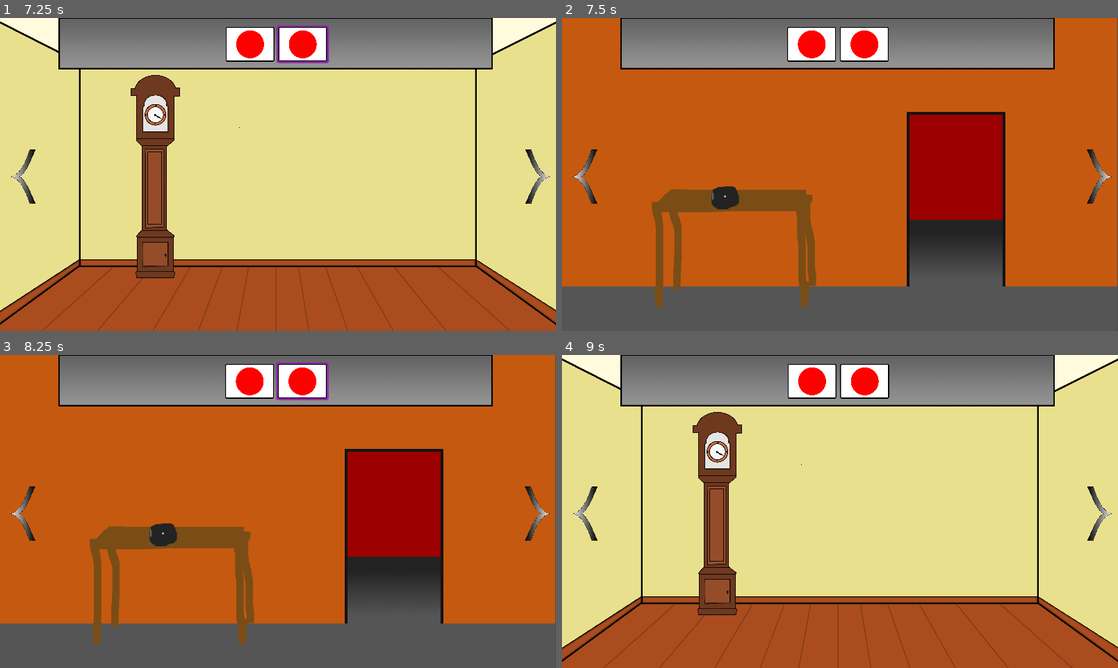
Above: before the commit, frames 1-4 (two rows, left to right).
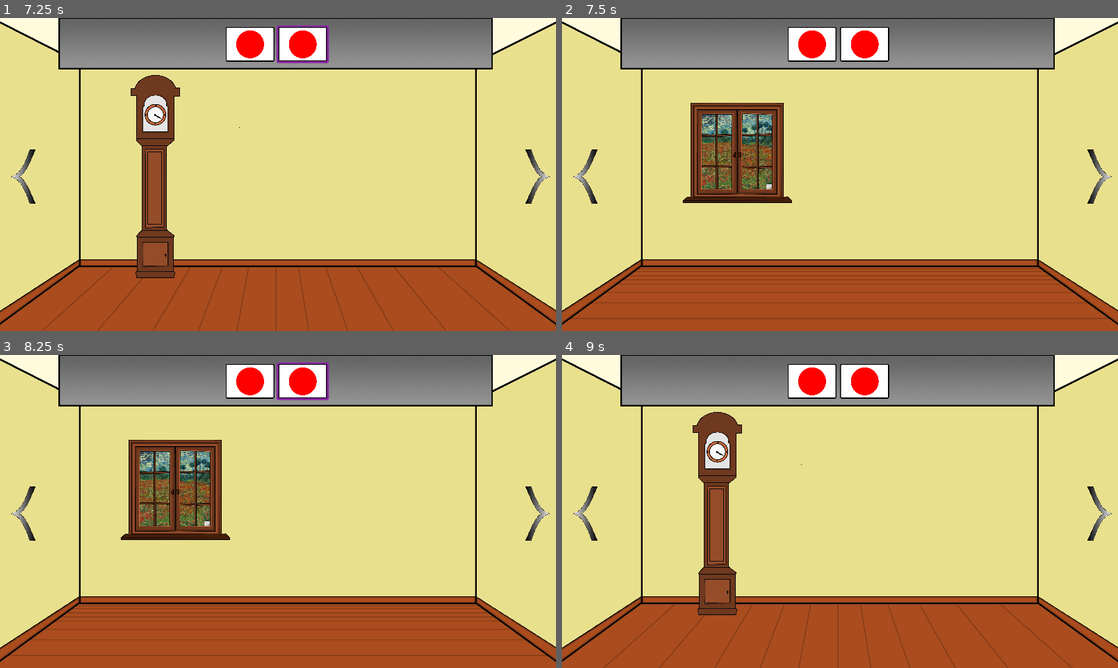
Above: after the commit, the same moments.

Repository: Paulpanther/GameJam11
Game: Godot game, scene res://Scenes/RoomSideTemplate.tscn
The game is run twice, just before and just after one commit, with the same random seed, the same clock (stepped at 60 frames per second) and the same inputs. This scene is started directly instead of the project's main scene.
Inputs (mouse positions are in pixels of both pictures, inside the frame that each line leads up to):
- Up to frame 1 (7.25 s): tap Enter at 0.5, 4.25, 5.75 s; move the mouse to (161, 196) at 0.52 s; click (161, 196) at 0.67 s; move the mouse to (250, 46) at 1.27 s; click (250, 46) at 1.42 s; move the mouse to (300, 46) at 2.02 s; click (300, 46) at 2.17 s; move the mouse to (27, 46) at 2.77 s; click (27, 46) at 2.92 s; tap Space at 3.5, 5, 6.5 s; move the mouse to (250, 43) at 3.52 s; click (250, 43) at 3.67 s; move the mouse to (300, 43) at 4.27 s; click (300, 43) at 4.42 s; move the mouse to (16, 174) at 5.02 s; click (16, 174) at 5.17 s; move the mouse to (250, 43) at 5.77 s; click (250, 43) at 5.92 s; move the mouse to (300, 43) at 6.52 s; click (300, 43) at 6.67 s
- Up to frame 2 (7.5 s): move the mouse to (584, 174) at 7.27 s; click (584, 174) at 7.42 s
- Up to frame 3 (8.25 s): move the mouse to (300, 380) at 8.02 s; click (300, 380) at 8.17 s
- Up to frame 4 (9 s): move the mouse to (1095, 511) at 8.77 s; click (1095, 511) at 8.92 s

Frame 1 is identical in both runs. In frame 2, 87% of the frame differs, in the area x 0-100%, y 0-100%; in frame 3, 87%; in frame 4, nothing differs.

Commit message:
Add window

Diff:
--- a/Scenes/HUD.tscn
+++ b/Scenes/HUD.tscn
@@ -27,6 +27,7 @@
 [node name="ArrowRight" type="Area2D" parent="."]
 position = Vector2( 1782.03, 0 )
 script = ExtResource( 3 )
+left = false
 
 [node name="CollisionShape2D" type="CollisionShape2D" parent="ArrowRight"]
 position = Vector2( 67.959, 543.672 )
--- /dev/null
+++ b/Scenes/Room2/Room2.tscn
@@ -0,0 +1,19 @@
+[gd_scene load_steps=5 format=2]
+
+[ext_resource path="res://Sprites/wall2.png" type="Texture" id=1]
+[ext_resource path="res://Scripts/room2.gd" type="Script" id=2]
+[ext_resource path="res://Scenes/HUD.tscn" type="PackedScene" id=3]
+[ext_resource path="res://Scenes/Window.tscn" type="PackedScene" id=4]
+
+[node name="Room2" type="Node2D"]
+script = ExtResource( 2 )
+
+[node name="Background" type="Sprite" parent="."]
+position = Vector2( 959.591, 539.445 )
+texture = ExtResource( 1 )
+
+[node name="HUD" parent="." instance=ExtResource( 3 )]
+
+[node name="Window" parent="." instance=ExtResource( 4 )]
+position = Vector2( 598.51, 463.341 )
+scale = Vector2( 0.5, 0.5 )
--- a/Scenes/Window.tscn
+++ b/Scenes/Window.tscn
@@ -7,6 +7,9 @@
 
 [sub_resource type="RectangleShape2D" id=1]
 extents = Vector2( 70.3485, 67.1063 )
+
+[sub_resource type="RectangleShape2D" id=2]
+extents = Vector2( 338.542, 353.283 )
 
 [node name="Window" type="Node2D"]
 script = ExtResource( 1 )
@@ -20,13 +23,15 @@
 [node name="OpenBig" type="Sprite" parent="."]
 texture = ExtResource( 3 )
 
-[node name="WindowTrigger" type="Area2D" parent="."]
-
-[node name="CollisionShape2D" type="CollisionShape2D" parent="WindowTrigger"]
-shape = SubResource( 1 )
-
 [node name="PaperTrigger" type="Area2D" parent="."]
 
 [node name="CollisionShape2D" type="CollisionShape2D" parent="PaperTrigger"]
 position = Vector2( 248.719, 247.221 )
 shape = SubResource( 1 )
+
+[node name="WindowTrigger" type="Area2D" parent="."]
+
+[node name="CollisionShape2D" type="CollisionShape2D" parent="WindowTrigger"]
+shape = SubResource( 2 )
+[connection signal="input_event" from="PaperTrigger" to="." method="on_paper_clicked"]
+[connection signal="input_event" from="WindowTrigger" to="." method="on_window_clicked"]
--- /dev/null
+++ b/Scenes/WindowDetail.tscn
@@ -0,0 +1,18 @@
+[gd_scene load_steps=4 format=2]
+
+[ext_resource path="res://Scenes/InteractableHUD.tscn" type="PackedScene" id=1]
+[ext_resource path="res://Scenes/Window.tscn" type="PackedScene" id=2]
+[ext_resource path="res://Sprites/wall1.png" type="Texture" id=3]
+
+[node name="WindowDetail" type="Node2D"]
+
+[node name="Sprite" type="Sprite" parent="."]
+position = Vector2( 942.704, 590.911 )
+scale = Vector2( 1.94019, 1.94019 )
+texture = ExtResource( 3 )
+
+[node name="Window" parent="." instance=ExtResource( 2 )]
+position = Vector2( 942.704, 590.91 )
+interactable = true
+
+[node name="InteractableHUD" parent="." instance=ExtResource( 1 )]
--- a/Scripts/global_flower_pot.gd
+++ b/Scripts/global_flower_pot.gd
@@ -8,3 +8,5 @@
 
 func get_rotation_minute_deg():
 	return (fmod(minutes, 60.0) / 60.0) * 360.0
+
+var window_state = "closed"
--- /dev/null
+++ b/Scripts/room2.gd
@@ -0,0 +1,5 @@
+extends Node
+
+
+func on_detail_return():
+	$Window.on_detail_return()
--- a/Scripts/room_handler.gd
+++ b/Scripts/room_handler.gd
@@ -2,6 +2,7 @@
 
 var rooms = [
 	"res://Scenes/Room1/Room1.tscn",
+	"res://Scenes/Room2/Room2.tscn",
 	"res://Scenes/RoomSideTemplate.tscn"
 ]
 
--- a/Scripts/window.gd
+++ b/Scripts/window.gd
@@ -3,5 +3,36 @@
 
 export (bool) var interactable = false
 
-func set_state(new_state):
-	pass
+
+func _ready():
+	_update_sprites()
+
+func on_window_clicked(viewport, event, shape_idx):
+	if (event is InputEventMouseButton && event.pressed):
+		if interactable:
+			if GlobalFlowerPot.window_state == "closed":
+				GlobalFlowerPot.window_state = "open_small"
+				_update_sprites()
+		else:
+			SceneStack.switch_scene("res://Scenes/WindowDetail.tscn")
+
+func on_detail_return():
+	_update_sprites()
+
+func on_paper_clicked(viewport, event, shape_idx):
+	if interactable and (event is InputEventMouseButton && event.pressed):
+		if GlobalFlowerPot.window_state == "open_small":
+			GlobalFlowerPot.window_state = "open_big"
+			_update_sprites()
+
+func _update_sprites():
+	$Closed.hide()
+	$OpenSmall.hide()
+	$OpenBig.hide()
+
+	if GlobalFlowerPot.window_state == "closed":
+		$Closed.show()
+	if GlobalFlowerPot.window_state == "open_small":
+		$OpenSmall.show()
+	if GlobalFlowerPot.window_state == "open_big":
+		$OpenBig.show()
Not shown: 1 places in Scenes/Window.tscn that only renumber resources
Binary file added: Sprites/Items/paper.png
Not shown, added: Sprites/Items/paper.png.import
